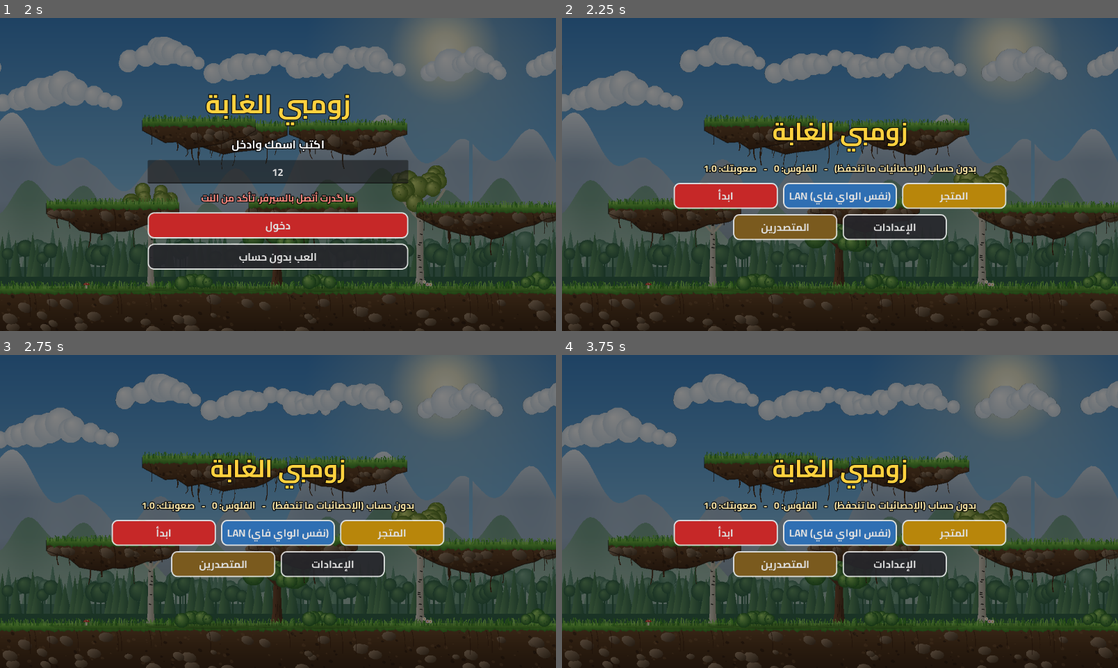
Above: before the commit, frames 1-4 (two rows, left to right).
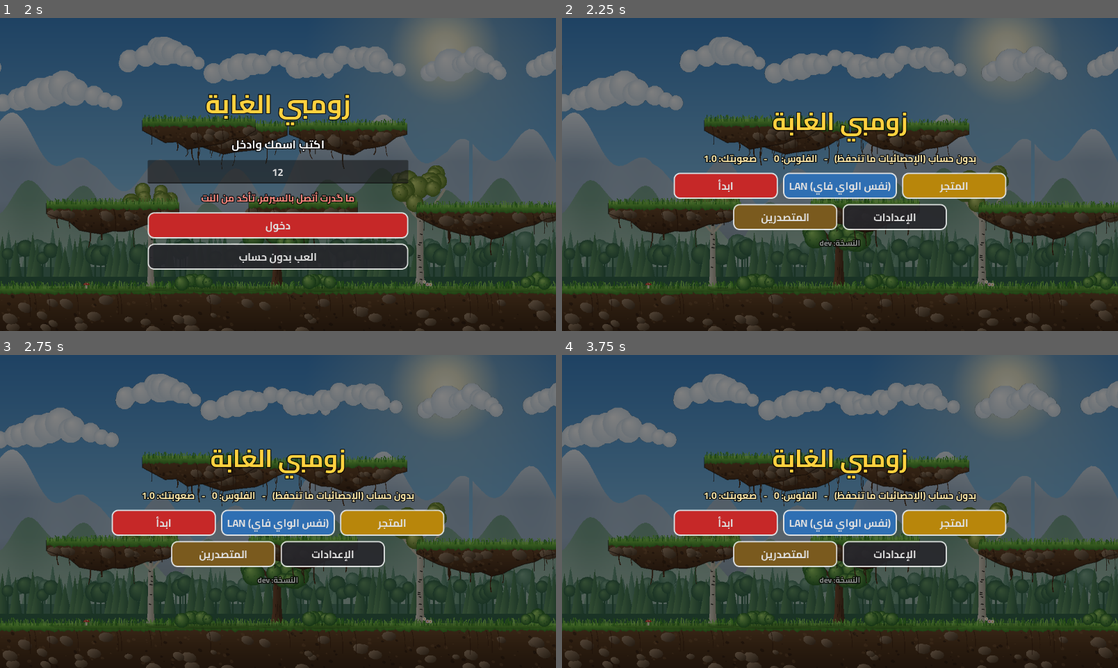
Above: after the commit, the same moments.

Repository: aljizani1/zombie-forest
Game: Godot game, scene res://main.tscn
Two runs of this game, one before a commit and one after it. Both use one fixed random seed, a clock stepped at 60 frames per second and the inputs below.
Inputs (mouse positions are in pixels of both pictures, inside the frame that each line leads up to):
- Up to frame 1 (2 s): click (278, 171) at 0.52 s; type "12" at 0.6 s; click "دخول" at 1.25 s
- Up to frame 2 (2.25 s): click "العب بدون حساب" at 2 s
- Up to frame 3 (2.75 s): no input
- Up to frame 4 (3.75 s): click "ابدأ" at 2.75 s; click "خروج" at 3.5 s

Frame 1 is identical in both runs. In frame 2, 11% of the frame differs, in the area x 20-80%, y 30-74%; in frame 3, 11%; in frame 4, 11%.

Commit message:
Version on the menu; direct shovel and brick buttons
Co-Authored-By: Claude Opus 5.5 <noreply@anthropic.com>

Diff:
--- a/scripts/controls.gd
+++ b/scripts/controls.gd
@@ -12,6 +12,8 @@
 	"jump": {x = 0.68, y = 0.85, size = 72.0},
 	"swap": {x = 0.93, y = 0.4, size = 60.0},
 	"nade": {x = 0.84, y = 0.4, size = 60.0},
+	"shovel": {x = 0.75, y = 0.4, size = 60.0},
+	"brick": {x = 0.66, y = 0.4, size = 60.0},
 }
 
 var inp: Game.Inp
@@ -81,6 +83,9 @@
 			inp.swap = true
 		"nade":
 			inp.throw = true
+		"shovel", "brick":
+			# نفس الزر مرة ثانية يرجّعك للسلاح
+			inp.select = id
 	queue_redraw()
 
 
@@ -142,7 +147,7 @@
 		else:
 			var down: bool = _pressed.has(id)
 			var rr := r * (0.9 if down else 1.0)
-			var bg := Color(0.86, 0.15, 0.15, 0.8 * a) if id == "jump" else (Color(0.3, 0.4, 0.2, 0.8 * a) if id == "nade" else Color(0.15, 0.15, 0.16, 0.75 * a))
+			var bg := Color(0.86, 0.15, 0.15, 0.8 * a) if id == "jump" else (Color(0.3, 0.4, 0.2, 0.8 * a) if id == "nade" else (Color(0.45, 0.3, 0.15, 0.85 * a) if id == "shovel" or id == "brick" else Color(0.15, 0.15, 0.16, 0.75 * a)))
 			draw_circle(c + Vector2(0, 4), rr, Color(0, 0, 0, 0.35 * a))
 			draw_circle(c, rr, bg)
 			draw_arc(c, rr - 2, 0, TAU, 32, Color(1, 1, 1, 0.85 * a), 4, true)
@@ -158,3 +163,12 @@
 				"nade":
 					draw_circle(c + Vector2(0, s * 0.15), s * 0.6, w)
 					draw_rect(Rect2(c + Vector2(-s * 0.25, -s * 0.75), Vector2(s * 0.5, s * 0.35)), w)
+				"shovel":
+					# كرك: يد مايلة وراس
+					draw_line(c + Vector2(-s * 0.8, s * 0.8), c + Vector2(s * 0.4, -s * 0.4), w, 4, true)
+					draw_colored_polygon(PackedVector2Array([c + Vector2(s * 0.1, -s * 0.7), c + Vector2(s * 0.9, -s * 0.2), c + Vector2(s * 0.7, s * 0.1), c + Vector2(-s * 0.1, -s * 0.4)]), w)
+				"brick":
+					draw_rect(Rect2(c + Vector2(-s * 0.8, -s * 0.5), Vector2(s * 1.6, s)), Color("#c0602f", a))
+					draw_rect(Rect2(c + Vector2(-s * 0.8, -s * 0.5), Vector2(s * 1.6, s)), w, false, 2)
+					draw_line(c + Vector2(-s * 0.8, 0), c + Vector2(s * 0.8, 0), w, 2)
+					draw_line(c + Vector2(0, -s * 0.5), c + Vector2(0, 0), w, 2)
--- a/scripts/game.gd
+++ b/scripts/game.gd
@@ -119,6 +119,7 @@
 	var swap := false
 	var throw := false # رمي رمانة مباشرة
 	var reload := false
+	var select := "" # اختيار مباشر (كرك/طابوق/سلاح)
 	var aim = null # زاوية التصويب، null = قدّام
 
 
@@ -545,6 +546,16 @@
 			if list.size() > 1:
 				p.weapon = list[(list.find(p.weapon) + 1) % list.size()]
 				p.fire_cd = maxf(p.fire_cd, 0.2)
+				p.reload = 0
+		if inp.select != "":
+			# زر الكرك/الطابوق: يختاره، وإذا مختار أصلاً يرجع للسلاح
+			var want := inp.select
+			inp.select = ""
+			if want == p.weapon:
+				want = best_gun()
+			if slots(p).has(want):
+				p.weapon = want
+				p.fire_cd = maxf(p.fire_cd, 0.15)
 				p.reload = 0
 		if inp.throw:
 			inp.throw = false
--- a/scripts/main.gd
+++ b/scripts/main.gd
@@ -6,6 +6,8 @@
 
 const SAVE_PATH := "user://save.cfg"
 const BRICK_PRICE := 40 # سعر 10 طابوقات
+# رقم النسخة (GitHub يكتبه بكل بناء)
+var VERSION := FileAccess.get_file_as_string("res://version.txt").strip_edges()
 
 # الإنجازات: المعرّف ← [الاسم، الوصف]
 const ACHIEVEMENTS := {
@@ -110,7 +112,7 @@
 	ui.set_anchors_and_offsets_preset(Control.PRESET_FULL_RECT)
 	layer.add_child(ui)
 
-	_use_touch = DisplayServer.is_touchscreen_available() or OS.has_feature("mobile")
+	_use_touch = DisplayServer.is_touchscreen_available() or OS.has_feature("mobile") or OS.get_cmdline_user_args().has("--touch")
 
 	# للفحص: يلعب لوحده شوية ويحفظ صورة الشاشة ويطلع (بدون حساب)
 	var args := OS.get_cmdline_user_args()
@@ -406,6 +408,7 @@
 	_button("الإعدادات", _show_settings, r2)
 	if is_admin:
 		_button("لوحة الأدمن", _show_admin, r2, false, Color("#5b2a86"))
+	_label("النسخة: " + VERSION, 18, box, Color(1, 1, 1, 0.55))
 
 
 
@@ -796,6 +799,12 @@
 				inp.throw = true
 			KEY_R:
 				inp.reload = true
+			KEY_1:
+				inp.select = game.best_gun()
+			KEY_2:
+				inp.select = "shovel"
+			KEY_3:
+				inp.select = "brick"
 			KEY_ESCAPE:
 				_quit_game()
 			KEY_A, KEY_D, KEY_LEFT, KEY_RIGHT:
Not shown, changed: export_presets.cfg
Not shown, added: version.txt
Not shown, changed: .github/workflows/android.yml
